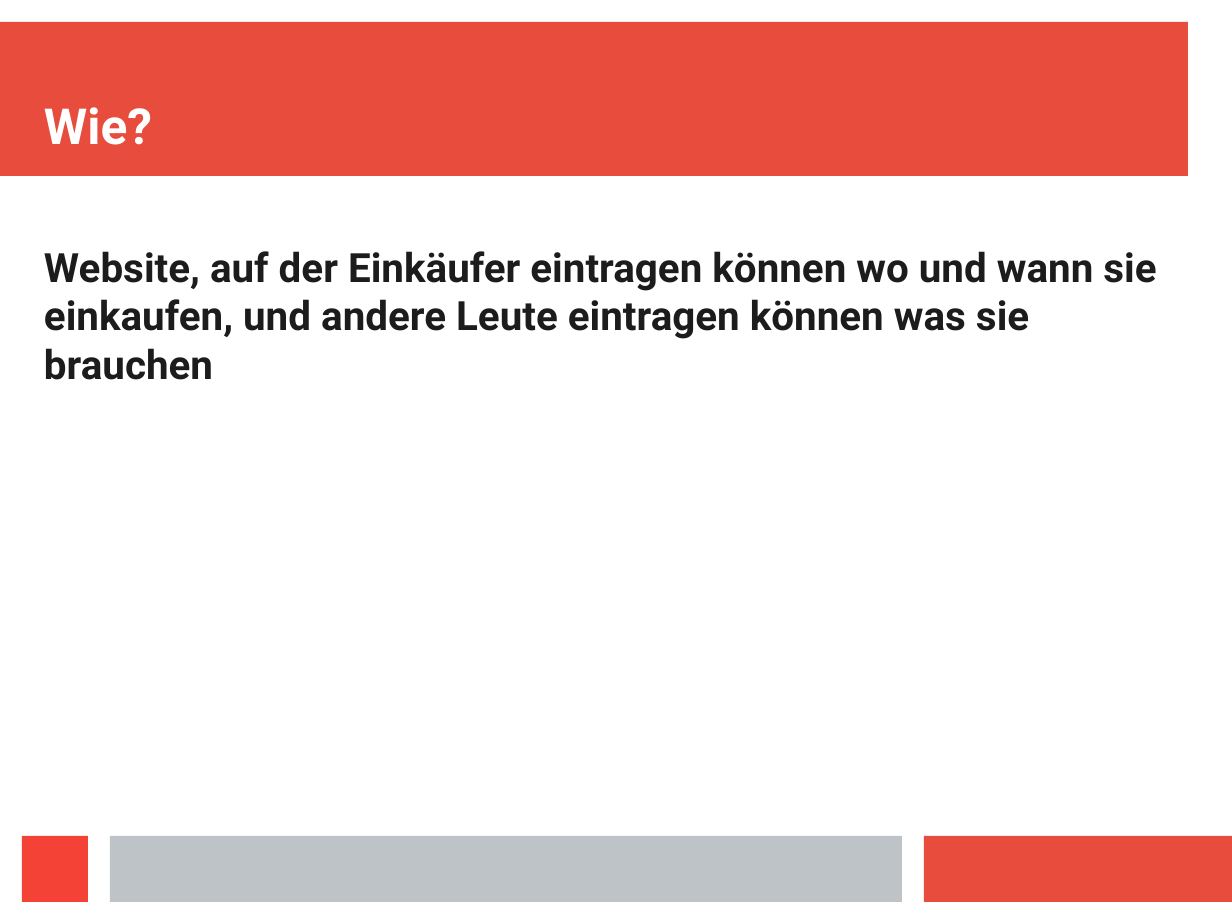
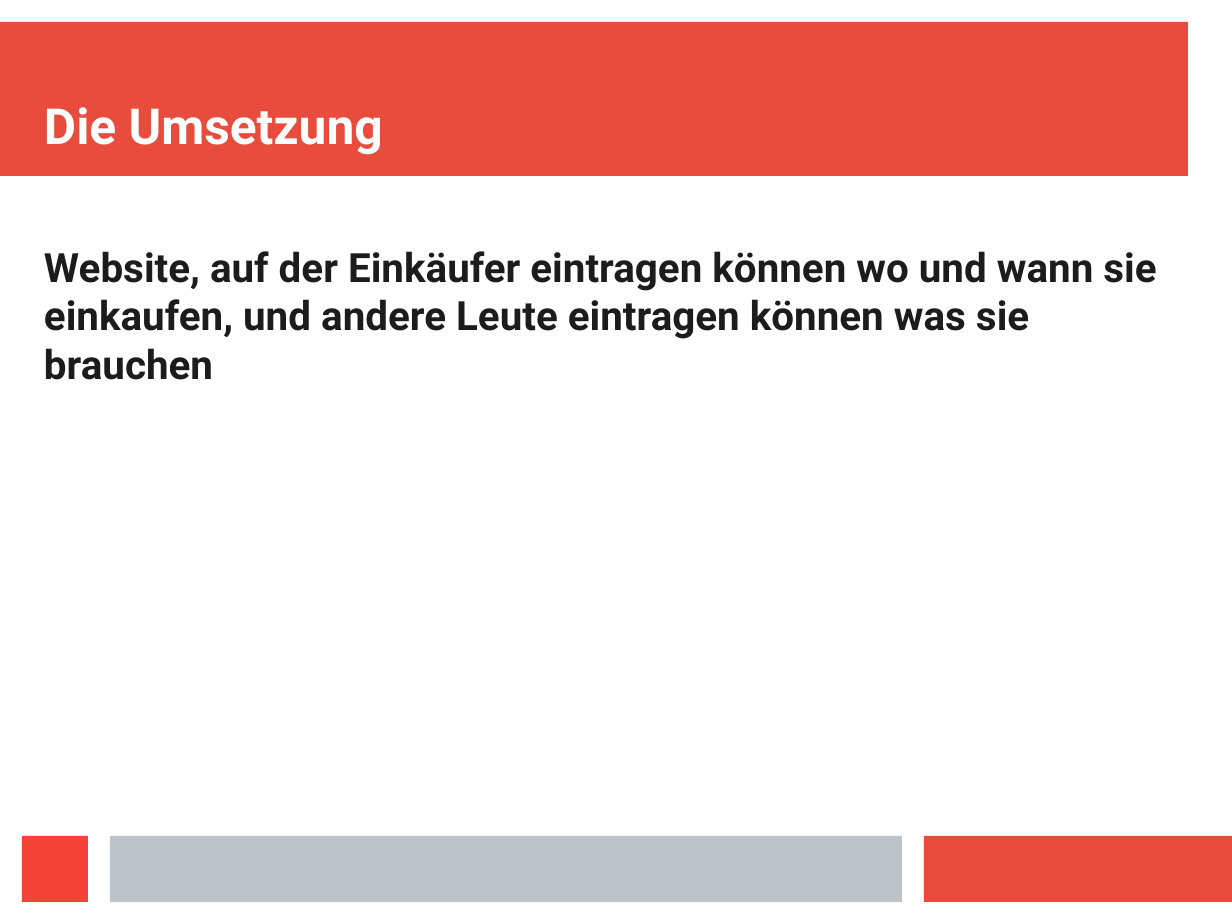
Before and after one commit to freiqu/Buy2gether, a slide deck: slide 4 of Praesentation.odp. Drawn at 1232x924 pixels with LibreOffice and Linux fonts; fonts in the diff are those of the drawing. Boxes give left, top, right and bottom in pixels: in the first picture for what was removed or moved away, otherwise in the second. Text is boxed around its words. In the diff, an @@ line names an element or a change of style, - is before the commit and + after.

```diff
--- a/Praesentation.odp
+++ b/Praesentation.odp
@@ title at (x1=44, y1=107, x2=383, y2=155): text changed @@
-Wie?
+Die Umsetzung
```
Also in this commit, not shown: 1 other slide changed, 2 slides added, 1 other file.
